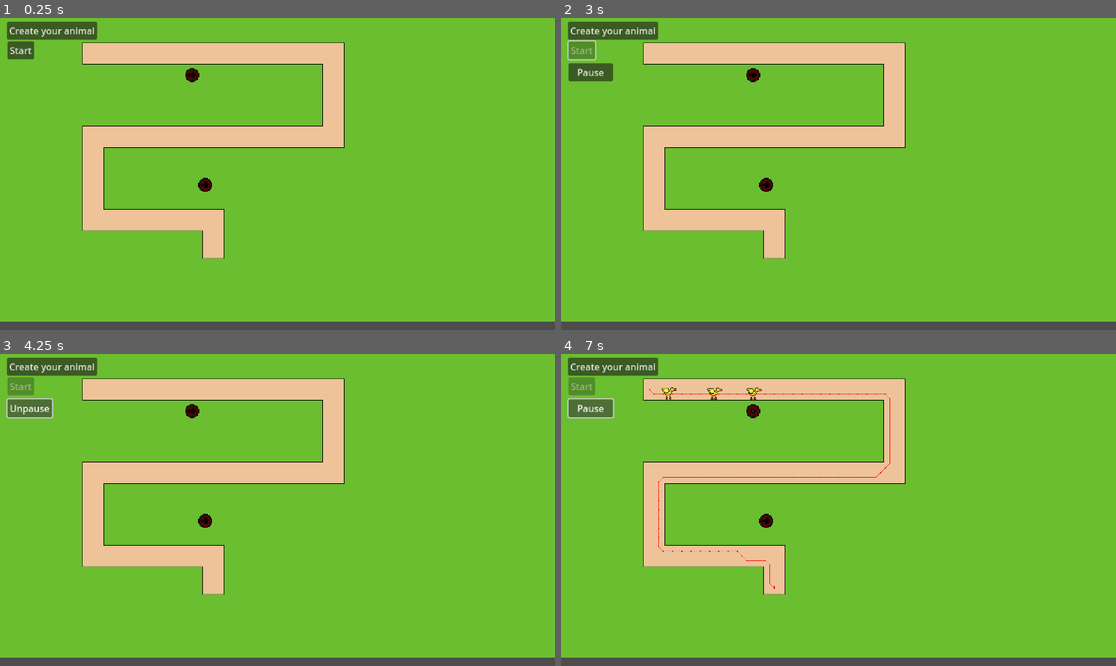
Above: before the commit, frames 1-4 (two rows, left to right).
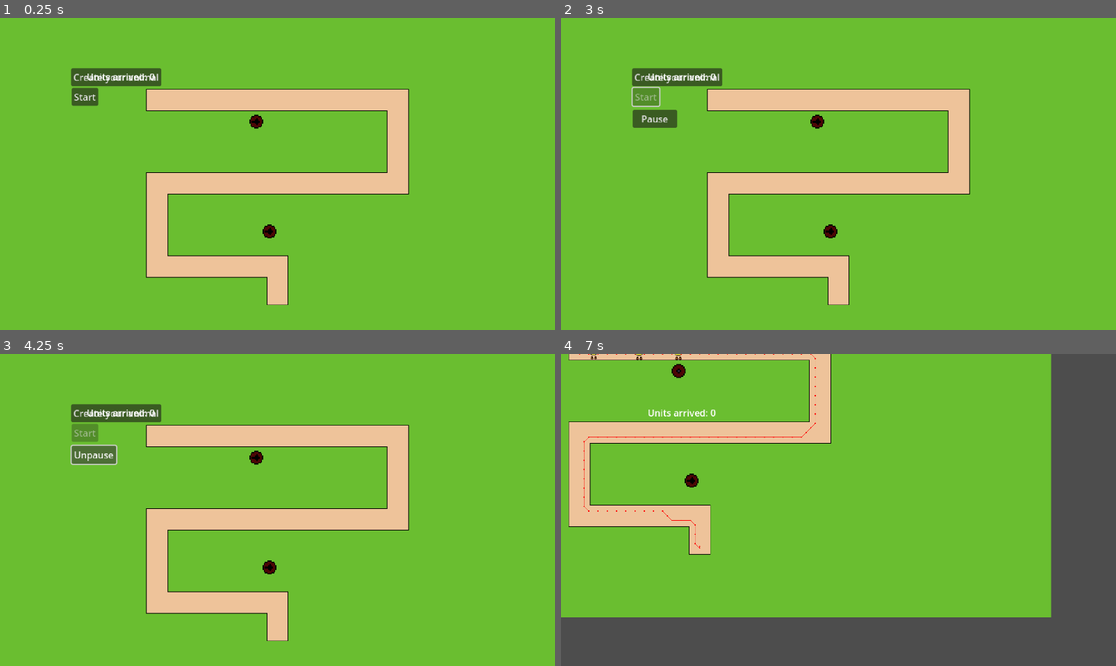
Above: after the commit, the same moments.

Repository: ShroomySquid/GameJamMtl
Game: Godot game, scene res://Scenes/Race.tscn
Same seed, same stepped clock (60 frames per second), same inputs: the game is played once before the commit and once after it.
Inputs:
- Up to frame 1 (0.25 s): no input
- Up to frame 2 (3 s): click "Start" at 0.5 s; click "Create your animal" at 1.25 s; click "Finish Creation" at 2 s; click "Start" at 2.75 s
- Up to frame 3 (4.25 s): click "Pause" at 3.5 s
- Up to frame 4 (7 s): click "Unpause" at 4.25 s; hold Right (ui_right) 5.03-5.78 s; hold Down (ui_down) 5.78-6.53 s; hold Right (ui_right) from 6.53 s (still down)

The runs differ from the first frame. In frame 1, 25% of the frame differs, in the area x 0-100%, y 1-100%; in frame 2, 26%; in frame 3, 26%; in frame 4, 42%, in the area x 0-100%, y 0-98%.

Commit message:
added counter and camera

Diff:
--- a/Scenes/AnimalsContainer.gd
+++ b/Scenes/AnimalsContainer.gd
@@ -16,3 +16,7 @@
 	spawned += 1
 	if (spawned >= Global.to_spawn):
 		$SpawnTimer.stop()
+
+func _on_end_body_entered(body):
+	body.queue_free()
+	pass # Replace with function body.
--- /dev/null
+++ b/Scenes/Camera2D.gd
@@ -0,0 +1,25 @@
+extends Camera2D
+
+func _ready():
+	#set initial camera position here
+	pass
+
+func _process(delta):
+	var movement = Vector2.ZERO
+
+	# Check for input and adjust movement vector
+	if Input.is_action_pressed("ui_right"): # D key or right arrow
+		movement.x += 1
+	if Input.is_action_pressed("ui_left"): # A key or left arrow
+		movement.x -= 1
+	if Input.is_action_pressed("ui_down"): # S key or down arrow
+		movement.y += 1
+	if Input.is_action_pressed("ui_up"): # W key or up arrow
+		movement.y -= 1
+
+	# Normalize movement vector to ensure consistent speed
+	if movement.length() > 0:
+		movement = movement.normalized()
+
+	# Move the camera
+	position += movement * 200 * delta
--- /dev/null
+++ b/Scenes/End.gd
@@ -0,0 +1,10 @@
+extends Area2D
+
+signal animal_collided(animal)
+
+func _ready():
+	# Connect the body_entered signal to detect when something enters the area
+	emit_signal("animal_collided", "")
+
+func _process(delta):
+	pass
--- /dev/null
+++ b/Scenes/EndUnitCounter.gd
@@ -0,0 +1,51 @@
+extends Label
+
+var units_arrived = 0
+
+func _ready():
+	# Set the anchor to the top-left corner and keep the label's size
+	set_anchors_and_offsets_preset(Control.PRESET_TOP_LEFT, Control.PRESET_MODE_KEEP_SIZE)
+
+	# Optionally, you can set the size of the label if needed
+	#custom_minimum_size = Vector2(100, 40)  # Adjust to your desired size
+	position = Vector2(-330, -180)  # Ensure it's positioned at the top-left
+	update_label()
+
+func _process(delta):
+	#Check for key to hide label
+	if Input.is_action_just_pressed("ui_h_key"):
+		display_label()
+	var movement = Vector2.ZERO
+	if Input.is_action_pressed("ui_right"):
+		movement.x += 1
+	if Input.is_action_pressed("ui_left"):
+		movement.x -= 1
+	if Input.is_action_pressed("ui_down"):
+		movement.y += 1
+	if Input.is_action_pressed("ui_up"):
+		movement.y -= 1
+	if movement.length() > 0:
+		movement = movement.normalized()
+	position += movement * 200 * delta
+
+func update_label():
+	# Update the label's text to show the current count
+	self.text = "Units arrived: %d" % units_arrived
+
+func reset_label():
+	units_arrived = 0
+	update_label()
+
+func display_label():
+	if is_visible():
+		hide()
+	else:
+		show()
+
+func _on_units_arrived():
+# Increment the counter when a unit arrives
+	units_arrived += 1
+	update_label()
+
+func _on_end_body_entered(body):
+	_on_units_arrived()
--- a/Scenes/Race.tscn
+++ b/Scenes/Race.tscn
@@ -1,10 +1,13 @@
-[gd_scene load_steps=10 format=3 uid="uid://dcxldh6y2teth"]
+[gd_scene load_steps=13 format=3 uid="uid://dcxldh6y2teth"]
 
 [ext_resource type="PackedScene" uid="uid://i3cmbc3rwgcl" path="res://Scenes/control.tscn" id="1_poe8i"]
 [ext_resource type="Texture2D" uid="uid://cx8smci0hmw8" path="res://PNG/minimalist_tilemap.png" id="2_jws8h"]
 [ext_resource type="Script" path="res://Scenes/Race.gd" id="2_rqdr3"]
 [ext_resource type="PackedScene" uid="uid://n4x23vuidhhr" path="res://Scenes/Tower.tscn" id="4_nrbt5"]
 [ext_resource type="Script" path="res://Scenes/AnimalsContainer.gd" id="4_x2wqw"]
+[ext_resource type="Script" path="res://Scenes/End.gd" id="4_x207n"]
+[ext_resource type="Script" path="res://Scenes/EndUnitCounter.gd" id="7_r23tn"]
+[ext_resource type="Script" path="res://Scenes/Camera2D.gd" id="8_aeclc"]
 
 [sub_resource type="NavigationPolygon" id="NavigationPolygon_57r3v"]
 vertices = PackedVector2Array(8, 8, -8, 8, -8, -8, 8, -8)
@@ -477,6 +480,9 @@
 
 [node name="End" type="Area2D" parent="." index="1"]
 position = Vector2(0, 213)
+collision_layer = 16
+collision_mask = 2
+script = ExtResource("4_x207n")
 
 [node name="EndCollision" type="CollisionShape2D" parent="End" index="0"]
 shape = SubResource("RectangleShape2D_2w67m")
@@ -526,6 +532,16 @@
 offset_bottom = -118.0
 text = "Start"
 
+[node name="EndUnitCounter" type="Label" parent="." index="7"]
+offset_right = 40.0
+offset_bottom = 23.0
+script = ExtResource("7_r23tn")
+
+[node name="Camera2D" type="Camera2D" parent="." index="8"]
+script = ExtResource("8_aeclc")
+
+[connection signal="body_entered" from="End" to="AnimalsContainer" method="_on_end_body_entered"]
+[connection signal="body_entered" from="End" to="EndUnitCounter" method="_on_end_body_entered"]
 [connection signal="timeout" from="AnimalsContainer/SpawnTimer" to="AnimalsContainer" method="_on_spawn_timer_timeout"]
 [connection signal="pressed" from="AnimalCreationBtn" to="." method="_on_animal_creation_btn_pressed"]
 [connection signal="pressed" from="PauseBtn" to="." method="_on_pause_btn_pressed"]
--- a/project.godot
+++ b/project.godot
@@ -24,12 +24,21 @@
 window/size/viewport_width=1920
 window/size/viewport_height=1080
 
+[input]
+
+input_h_key={
+"deadzone": 0.5,
+"events": [Object(InputEventKey,"resource_local_to_scene":false,"resource_name":"","device":0,"window_id":0,"alt_pressed":false,"shift_pressed":false,"ctrl_pressed":false,"meta_pressed":false,"pressed":false,"keycode":0,"physical_keycode":72,"key_label":0,"unicode":0,"echo":false,"script":null)
+]
+}
+
 [layer_names]
 
 2d_physics/layer_1="grass"
 2d_physics/layer_2="animals"
 2d_physics/layer_3="tower"
 2d_physics/layer_4="arrow"
+2d_physics/layer_5="End"
 
 [rendering]
 
